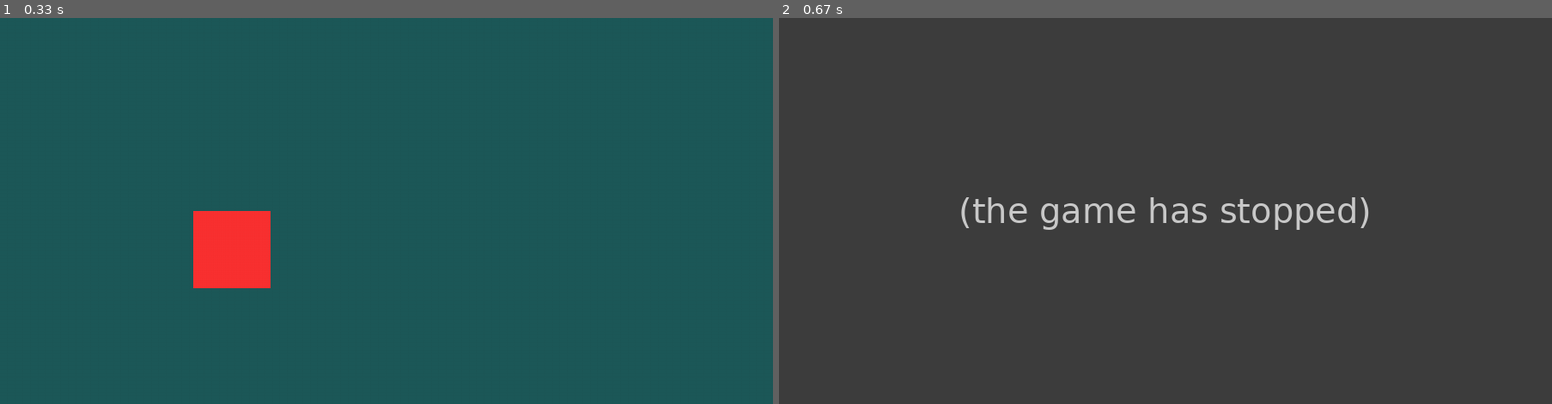
Above: before the commit, frames 1-2 (left to right).
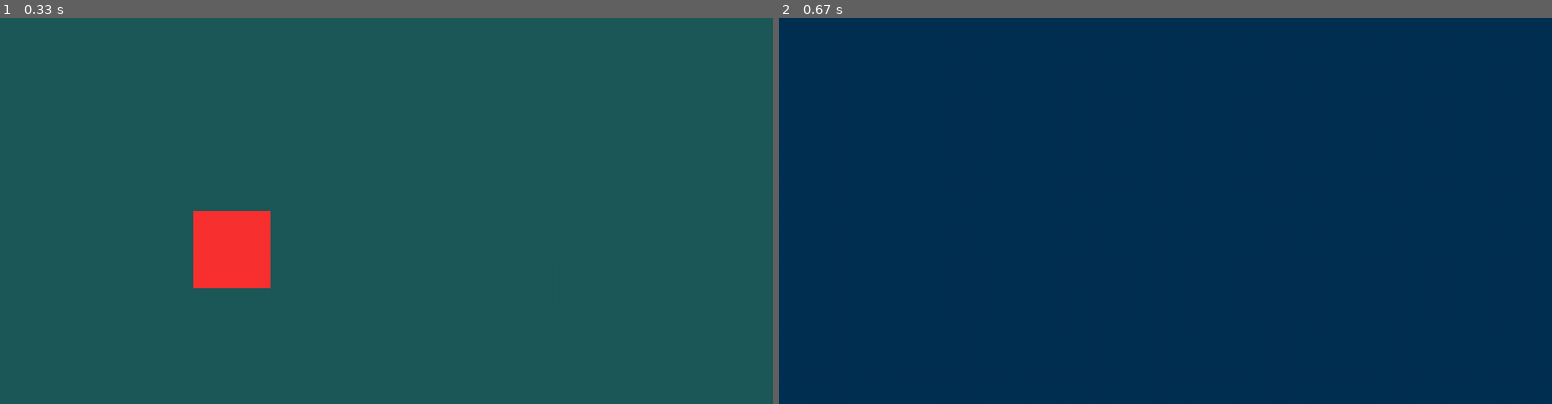
Above: after the commit, the same moments.

Repository: PavelAltynnikov/pygame-controls
Game: pygame game, started from main.py
The game is run twice, just before and just after one commit, with the same random seed, the same clock (stepped at 60 frames per second) and the same inputs.
Inputs:
- Up to frame 1 (0.33 s): no input
- Up to frame 2 (0.67 s): tap S at 0.33 s

Frame 1 is identical in both runs. In frame 2, 100% of the frame differs, in the area x 0-100%, y 0-100%.
Error before the commit: NameError: name 'SettingWindow' is not defined (main.py line 79); the game stopped at 0.33 s (later frames are placeholders)

Commit message:
add SettingWindow class

Diff:
--- a/main.py
+++ b/main.py
@@ -94,6 +94,21 @@
             pygame.display.update()
 
 
+class SettingWindow(Window):
+    def __init__(self, caption, size):
+        super().__init__(caption, size)
+
+    def show(self):
+        blue_color = (0, 49, 83)
+        while self._is_showing:
+            events = pygame.event.get()
+            self._quit_if_user_wants_to_close_window(events)
+
+            self._screen.fill(blue_color)
+
+            pygame.display.update()
+
+
 if __name__ == '__main__':
     window = GameWindow(
         caption='Controls tests',
